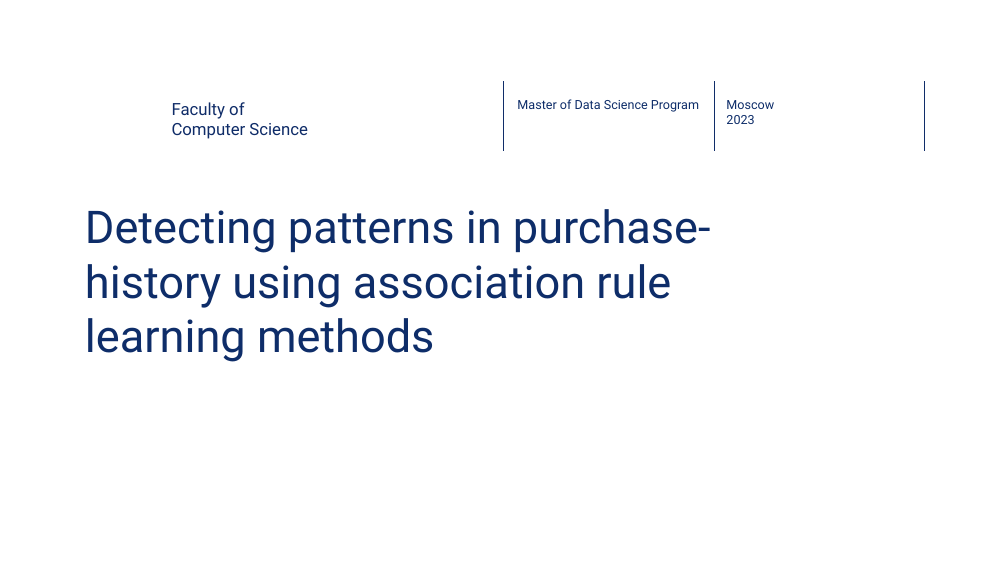
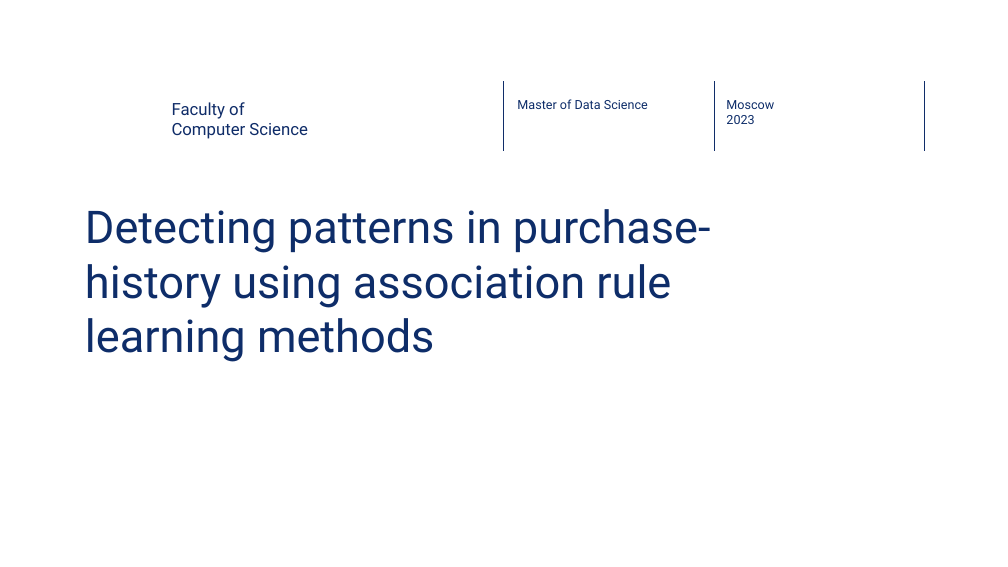
Before and after one commit to dawei7/Detecting-patterns-in-purchase-history-using-association-rule-learning-methods, a slide deck: slide 1 of MasterThesis/Presentation_Detecting-patterns-in-purchase-history-using-association-rule-learning-methods_latest.pptx. Drawn at 1008x567 pixels with LibreOffice and Linux fonts; fonts in the diff are those of the drawing; background and template pictures are left out. Boxes give left, top, right and bottom in pixels: in the first picture for what was removed or moved away, otherwise in the second. Text is boxed around its words. In the diff, an @@ line names an element or a change of style, - is before the commit and + after.

```diff
--- a/MasterThesis/Presentation_Detecting-patterns-in-purchase-history-using-association-rule-learning-methods_latest.pptx
+++ b/MasterThesis/Presentation_Detecting-patterns-in-purchase-history-using-association-rule-learning-methods_latest.pptx
@@ text at (x1=517, y1=99, x2=648, y2=109): text changed @@
-Master of Data Science Program
+Master of Data Science
```
Also in this commit, not shown: 7 other slides changed, 5 slides added, 2 slides removed, 5 other files.
